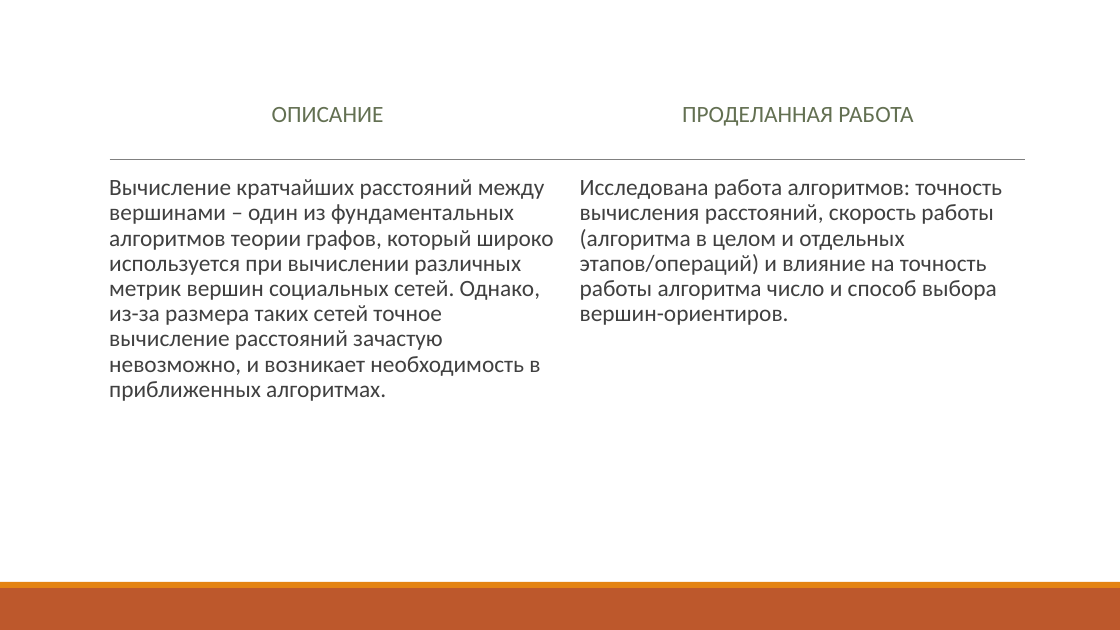
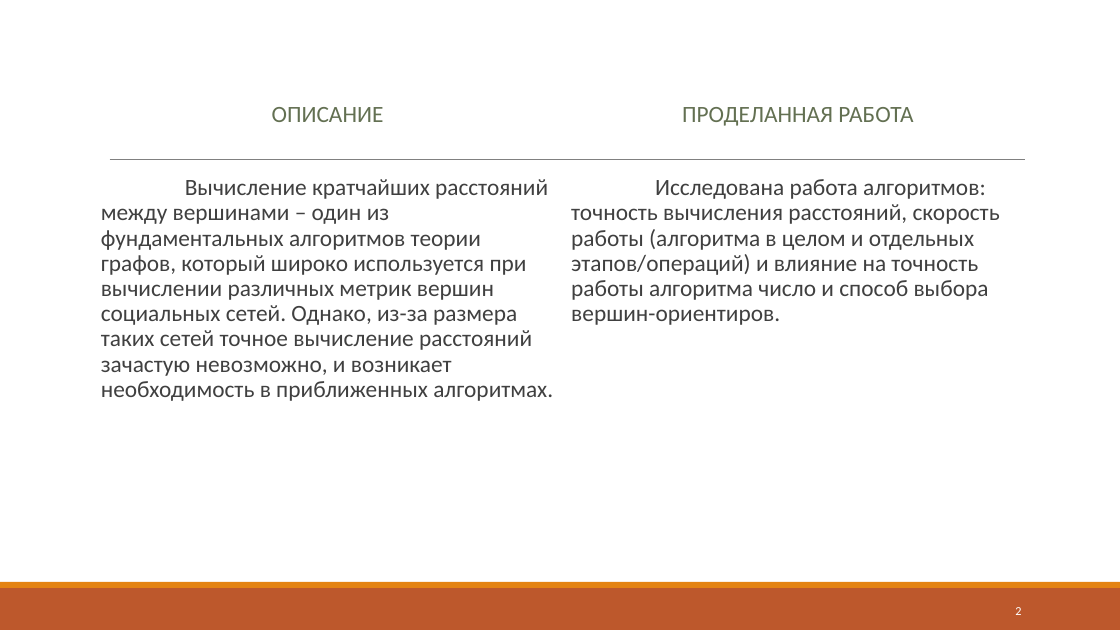
Before and after one commit to DaniilDDDDD/Student-life, a slide deck: slide 2 of 6семестр/Теория конечных графов/Отчёт по проекту.pptx. Drawn at 1120x630 pixels with LibreOffice and Linux fonts; fonts in the diff are those of the drawing. Boxes give left, top, right and bottom in pixels: in the first picture for what was removed or moved away, otherwise in the second. Text is boxed around its words. In the diff, an @@ line names an element or a change of style, - is before the commit and + after.

```diff
--- a/6семестр/Теория конечных графов/Отчёт по проекту.pptx
+++ b/6семестр/Теория конечных графов/Отчёт по проекту.pptx
@@ text "Вычисление кратчайших расстояний между вершинами ..." at [101, 179, 553, 401]: bullet   to none @@
@@ text "Исследована работа алгоритмов: точность вычисления ..." at [571, 179, 1000, 325]: bullet   to none @@
@@ page number added at [1015, 607, 1021, 615], 10.5 pt, text #FFFFFF @@
+2
```
Also in this commit, not shown: 2 other slides changed, 7 slides added, 17 other files.
